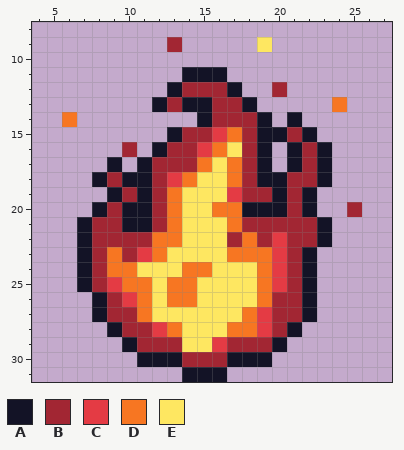
Two states of a pixel-art sprite, ComputergrafikSpiel/Content/Images/Obstacle/Fire.png. This is how it looked before the edit.
The file is 32x32 pixels. Colours within 5 levels of each other are drawn and written as one. Shown: x 4..27, y 8..31.
Palette (. is transparent): A #131326  B #a22633  C #e43b44  D #f77622  E #fee761
Pixels before, first column x 6:
 9 .......B.....E......
10 ....................
11 ........AAA.........
12 .......ABBBA..B.....
13 ......ABAABBA.....D.
14 D........ABBBA.A....
15 .......ABBCDBAABA...
16 ....B.ABBCDEBA.ABA..
17 ...A.ABBBDEDBA.ABA..
18 ..ABAABCDEEDBAABBA..
19 ...ABABDEEECBBABA...
20 ..ABAABDEEDDAAABA..B
21 .ABBAABDEEEDBBBBBA..
22 .ABBBBDDEEEBDBCBBA..
23 .ABDBCDEEEEDDDCBA...
24 .ABDDEEEDDEEEDCBA...
25 .ABCDDEDDEEEEDCBA...
26 ..ABCDEDDEEEEDBBA...
27 ..ABBDEEEEEEDCBBA...
28 ...ABBCDEEEDDCBA....
29 ....ABBBEECBBBA.....
30 .....AAABBBAAA......
31 ........AAA.........
New version:
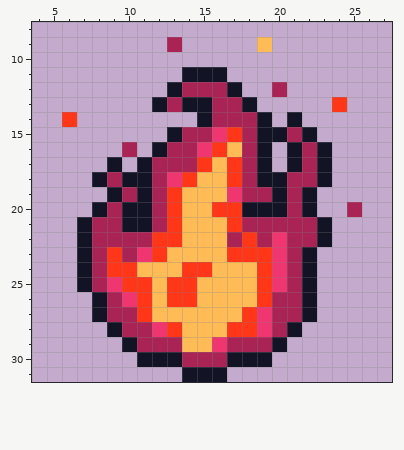
The edit:
Colour B changes from #a22633 to #aa2355.
Colour C changes from #e43b44 to #ef3671.
Colour D changes from #f77622 to #ff3618.
Colour E changes from #fee761 to #ffbb56.
Where, in picture pixels (left, top, right, bottom), the same in both pictures:
changed: (62, 37, 362, 367)
